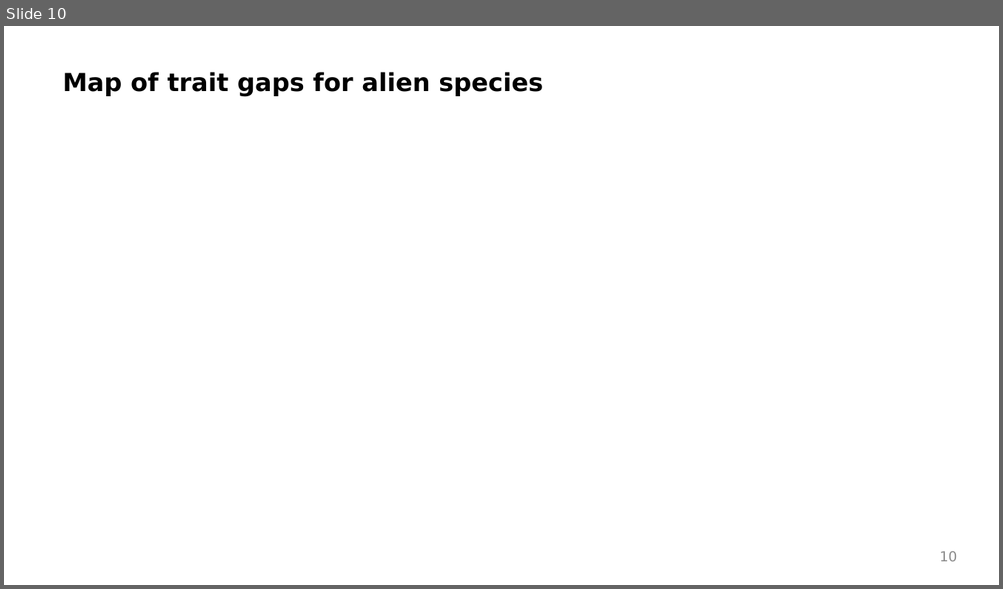
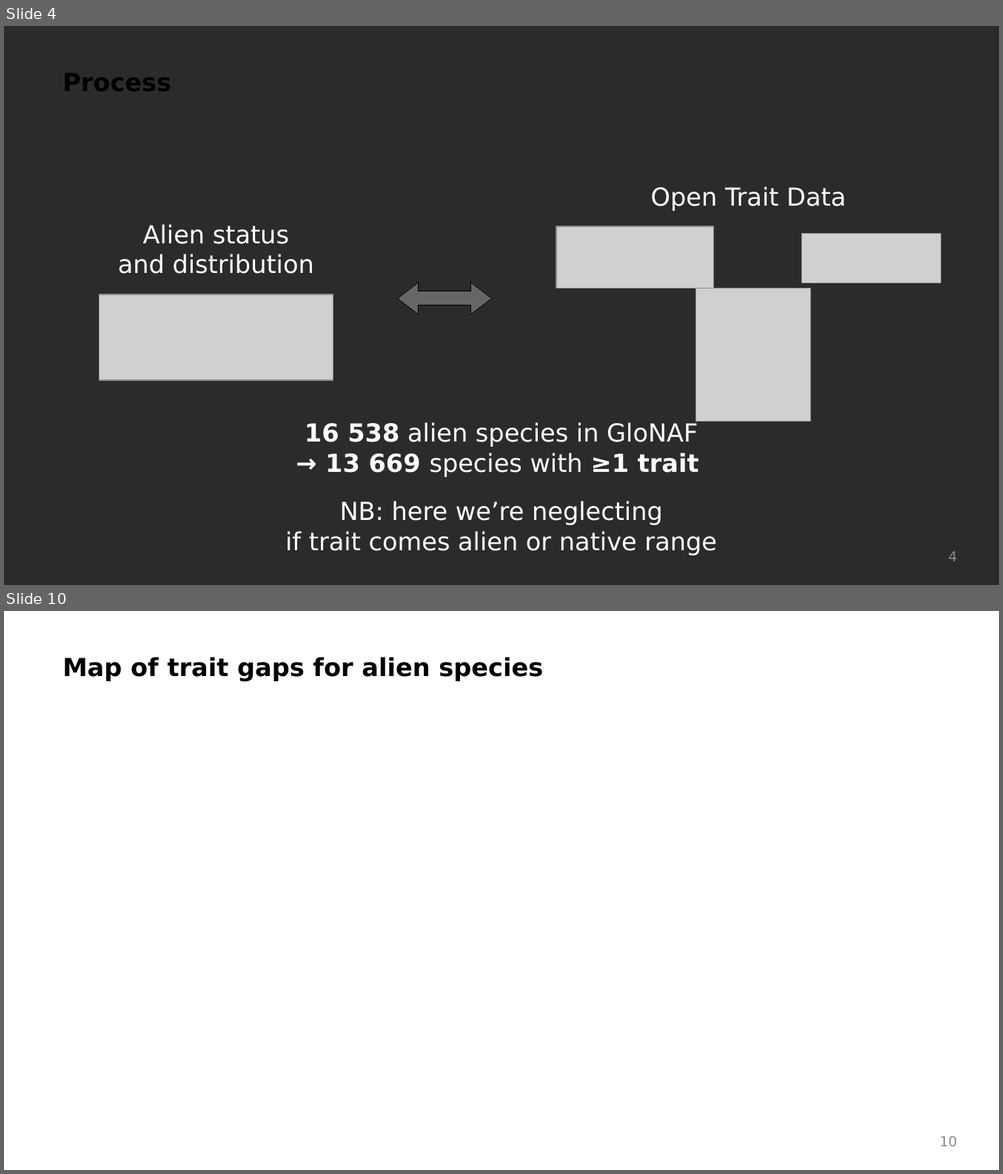
Before and after one commit to Rekyt/alientraitgaps, a slide deck: inst/presentations/202201_aliens_results_summary.odp. Shown one above the other, each under a label of ours: slide 10 before the commit, slides 4 and 10 after it; the slides between them are not shown. The pictures are 1003x589 and 1003x1174 pixels, drawn with LibreOffice and Linux fonts; fonts in the diff are those of the drawing; grey boxes stand for pictures; background and template pictures are left out; a plain dark background stands for a picture behind light text. Boxes give left, top, right and bottom in pixels: in the first picture for what was removed or moved away, otherwise in the second. Text is boxed around its words. In the diff, an @@ line names an element or a change of style, - is before the commit and + after.

Commit message:
Better figures and visualization more complete slides

```diff
--- a/inst/presentations/202201_aliens_results_summary.odp
+++ b/inst/presentations/202201_aliens_results_summary.odp
@@ slide 4 added at <box>4,26,999,585</box>, background picture (left out) @@
@@ text added at <box>62,73,171,91</box>, 18 pt, text #000000, bold @@
+Process
@@ group added at <box>556,187,940,422</box>: 3 pictures, 1 text @@
+Open Trait Data
@@ text added at <box>118,224,314,274</box>, 18 pt, text #FFFFFF @@
+Alien status
+and distribution
@@ left right arrow added at <box>398,283,492,313</box>, fill #666666, outline #000000 0 pt @@
@@ picture added at <box>99,295,333,380</box> @@
@@ text added at <box>304,423,699,477</box>, 18 pt, text #FFFFFF @@
+16 538 alien species in GloNAF
+→ 13 669 species with ≥1 trait
@@ text added at <box>285,501,717,556</box>, 18 pt, text #FFFFFF @@
+NB: here we’re neglecting
+if trait comes alien or native range
@@ page number added at <box>948,551,957,562</box>, 10 pt, text #8B8B8B @@
+4
```
Also in this commit, not shown: 2 slides changed, 7 other slides added, 7 slides removed, 2 other files.
